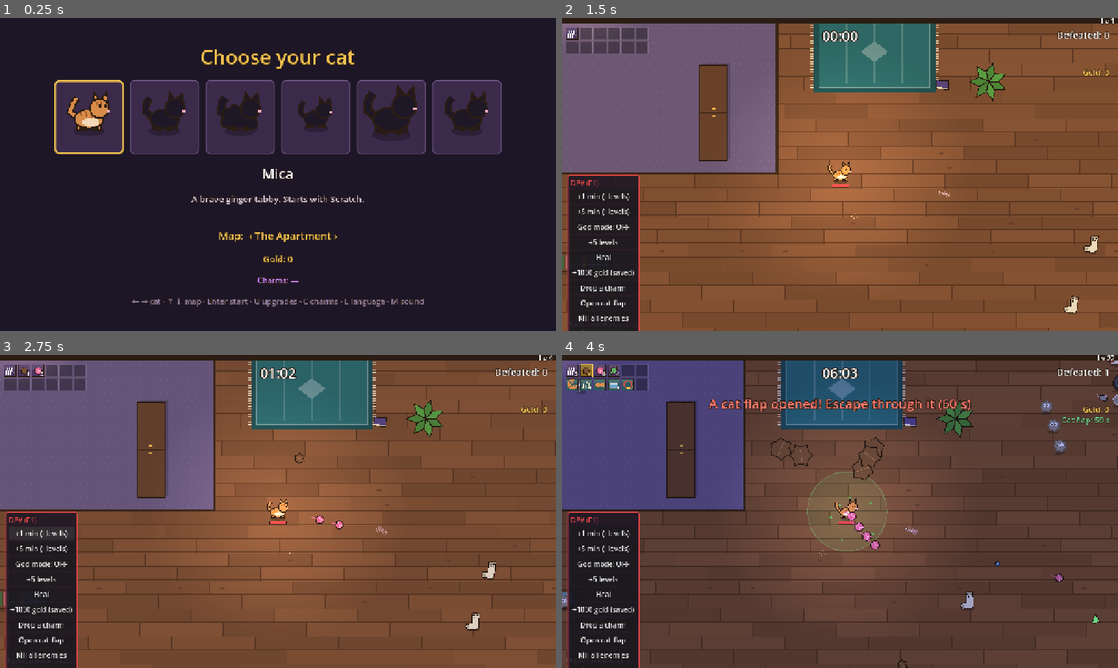
Above: before the commit, frames 1-4 (two rows, left to right).
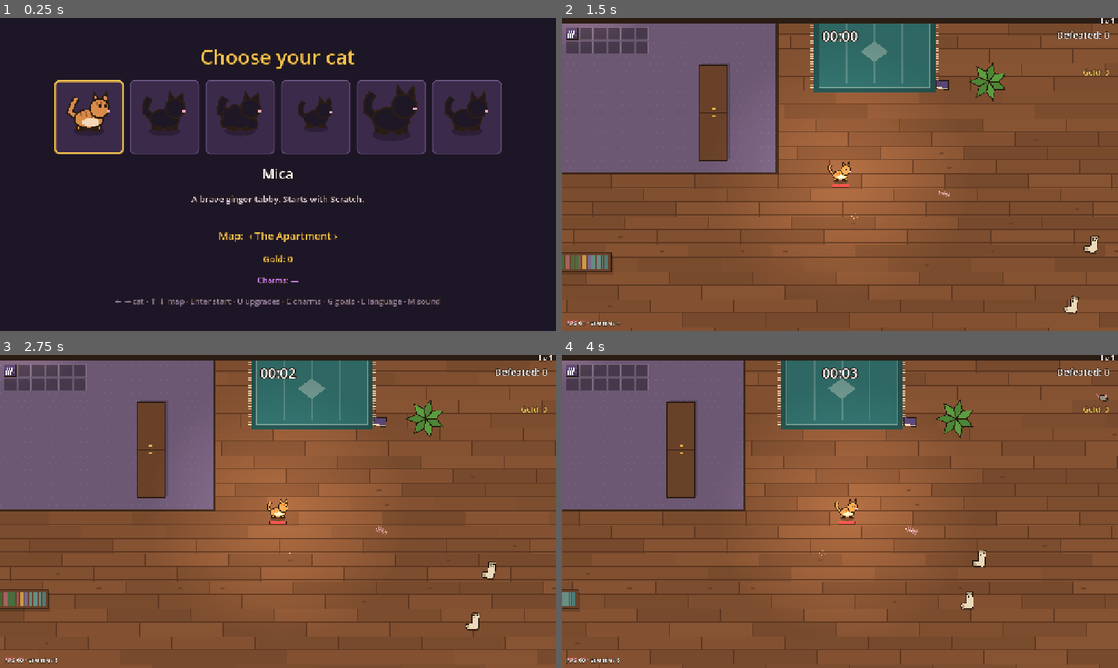
Above: after the commit, the same moments.

Repository: johnniccon01/cat-survivors
Game: Godot game, scene res://scenes/character_select.tscn
Same seed, same stepped clock (60 frames per second), same inputs: the game is played once before the commit and once after it.
Inputs (mouse positions are in pixels of both pictures, inside the frame that each line leads up to):
- Up to frame 1 (0.25 s): no input
- Up to frame 2 (1.5 s): tap Enter (ui_accept) at 0.5 s; move the mouse to (962, 158) at 0.52 s; hold D (move_right) 0.53-1.25 s; hold C (charms) 0.53-1.25 s; click (962, 158) at 0.67 s; tap U (shop) at 0.77, 1.07 s; tap L (language) at 0.8 s; drag from (728, 190) to (812, 237) at 1.27 s
- Up to frame 3 (2.75 s): click (38, 533) at 2 s, where only the run before the commit has a clickable "+1 min (+levels)"
- Up to frame 4 (4 s): click (600, 549) at 2.75 s, where only the run before the commit has a clickable "+5 min (+levels)"; move the mouse to (895, 442) at 3.52 s; hold D (move_right) from 3.53 s (still down); hold R (reroll) from 3.53 s (still down); click (895, 442) at 3.67 s; tap G (goals, bound only after the commit) at 3.8 s

The runs differ from the first frame. In frame 1, 0.6% of the frame differs, in the area x 20-79%, y 89-93%; in frame 2, 6.5%; in frame 3, 6.7%; in frame 4, 96%, in the area x 0-100%, y 0-100%.

Commit message:
Map traps and long-term goals
- Traps that hurt enemies and the cat alike: mousetrap (snaps and
  re-arms), hot stove and sparking puddle (switch on and off), steam pipe
  (periodic jet); apartment and basement have their own trap sets
- 17 long-term goals (kills per enemy type, escapes, streaks, bosses,
  quests, trap kills, survival time, final bosses, cats, runs) paying
  gold or charms; progress tracked as lifetime stats in the profile,
  completions announced in-run and on the end screen
- Goals screen on the cat selection (G)
- Dev panel starts hidden (F1); --traps debug flag

Co-Authored-By: Claude Opus 5.5 <noreply@anthropic.com>

Diff:
--- /dev/null
+++ b/data/goals.json
@@ -0,0 +1,19 @@
+{
+  "FIRST_ESCAPE":  { "stats": ["escapes"], "target": 1, "reward": { "gold": 100 } },
+  "SOCK_HUNTER":   { "stats": ["kills:SOCK", "kills:SOCK_STRIPED", "kills:SOCK_KING"], "target": 1000, "reward": { "gold": 300 } },
+  "DUST_BUSTER":   { "stats": ["kills:DUST_BUNNY"], "target": 500, "reward": { "gold": 200 } },
+  "BUBBLE_POPPER": { "stats": ["kills:BUBBLE"], "target": 500, "reward": { "charm": "YARN_KNOT" } },
+  "RAT_CATCHER":   { "stats": ["kills:RAT", "kills:GIANT_RAT", "kills:RAT_KING"], "target": 1000, "reward": { "charm": "IRON_TAG" } },
+  "BOSS_SLAYER":   { "stats": ["bosses"], "target": 10, "reward": { "gold": 400 } },
+  "QUESTER":       { "stats": ["quests"], "target": 20, "reward": { "gold": 300 } },
+  "TRAP_MASTER":   { "stats": ["trap_kills"], "target": 200, "reward": { "charm": "CATNIP_LEAF" } },
+  "ESCAPE_ARTIST": { "stats": ["escapes"], "target": 10, "reward": { "charm": "LUCKY_BELL" } },
+  "STREAK_3":      { "stats": ["best_streak"], "target": 3, "reward": { "charm": "STAR_COLLAR" } },
+  "STREAK_5":      { "stats": ["best_streak"], "target": 5, "reward": { "charm": "NINTH_LIFE" } },
+  "SURVIVOR":      { "stats": ["best_minutes"], "target": 15, "reward": { "charm": "MILK_TOOTH" } },
+  "VACUUM_KING":   { "stats": ["wins:LIVING_ROOM"], "target": 1, "reward": { "charm": "TWIN_KITTEN" } },
+  "RAT_KING":      { "stats": ["wins:BASEMENT"], "target": 1, "reward": { "gold": 1000 } },
+  "CAT_LOVER":     { "stats": ["cats_unlocked"], "target": 6, "reward": { "gold": 1000 } },
+  "VETERAN":       { "stats": ["runs"], "target": 25, "reward": { "gold": 500 } },
+  "TEN_THOUSAND":  { "stats": ["kills"], "target": 10000, "reward": { "gold": 1000 } }
+}
--- a/data/stages.json
+++ b/data/stages.json
@@ -231,7 +231,13 @@
         "enemy": "ROOMBA",
         "count": 40
       }
-    ]
+    ],
+    "traps": [
+      "MOUSETRAP",
+      "MOUSETRAP",
+      "STOVE"
+    ],
+    "max_traps": 5
   },
   "BASEMENT": {
     "theme": "basement",
@@ -430,6 +436,13 @@
         "enemy": "MOTH",
         "count": 70
       }
-    ]
+    ],
+    "traps": [
+      "MOUSETRAP",
+      "STEAM_PIPE",
+      "STEAM_PIPE",
+      "SPARK_PUDDLE"
+    ],
+    "max_traps": 6
   }
 }
--- /dev/null
+++ b/data/traps.json
@@ -0,0 +1,37 @@
+{
+  "MOUSETRAP": {
+    "type": "snap",
+    "radius": 10,
+    "damage": 40,
+    "player_damage": 12,
+    "rearm": 4.0
+  },
+  "STOVE": {
+    "type": "pulse",
+    "radius": 22,
+    "damage": 12,
+    "player_damage": 8,
+    "on": 2.0,
+    "off": 3.0,
+    "tick": 0.4
+  },
+  "SPARK_PUDDLE": {
+    "type": "pulse",
+    "radius": 24,
+    "damage": 14,
+    "player_damage": 8,
+    "on": 1.2,
+    "off": 2.5,
+    "tick": 0.3
+  },
+  "STEAM_PIPE": {
+    "type": "jet",
+    "length": 110,
+    "width": 10,
+    "damage": 16,
+    "player_damage": 10,
+    "on": 1.5,
+    "off": 3.0,
+    "tick": 0.3
+  }
+}
--- a/locale/translations.csv
+++ b/locale/translations.csv
@@ -127,7 +127,7 @@
 QUEST_FRIDGE_OPEN,Stay by the fridge to open it,Zostaň pri chladničke a otvor ju
 QUEST_FRIDGE_FIGHT,Defeat the leftovers: %d left,Poraz zvyšky: zostáva %d
 SELECT_TITLE,Choose your cat,Vyber si mačku
-SELECT_HINT,← → cat · ↑ ↓ map · Enter start · U upgrades · C charms · L language · M sound,← → mačka · ↑ ↓ mapa · Enter štart · U vylepšenia · C prívesky · L jazyk · M zvuk
+SELECT_HINT,← → cat · ↑ ↓ map · Enter start · U upgrades · C charms · G goals · L language · M sound,← → mačka · ↑ ↓ mapa · Enter štart · U vylepšenia · C prívesky · G ciele · L jazyk · M zvuk
 SELECT_LOCKED,???,???
 GAME_OVER_MENU,Esc – change cat,Esc – zmeniť mačku
 QUEST_RESCUE_ESCORT,Walk %s to the safe cat bed,Odprevaď: %s do bezpečného pelechu
@@ -239,3 +239,42 @@
 CHARM_TWIN_KITTEN_NAME,Twin Kitten,Mačacie dvojča
 CHARM_TWIN_KITTEN_DESC,+1 projectile for all weapons,+1 projektil pre všetky zbrane
 BREATHER,Boss down – catch your breath!,Boss porazený – vydýchni si!
+GOALS_TITLE,Goals,Ciele
+GOALS_HINT,G / Esc – back,G / Esc – späť
+GOAL_DONE,Goal complete: %s! (%s),Cieľ splnený: %s! (%s)
+GOAL_REWARD_GOLD,%d gold,%d zlata
+GOAL_REWARD_CHARM,Charm: %s,Prívesok: %s
+GOAL_FIRST_ESCAPE_NAME,First Escape,Prvý útek
+GOAL_FIRST_ESCAPE_DESC,Escape through a cat flap,Uteč mačacími dvierkami
+GOAL_SOCK_HUNTER_NAME,Sock Hunter,Lovec ponožiek
+GOAL_SOCK_HUNTER_DESC,Defeat 1000 socks,Poraz 1000 ponožiek
+GOAL_DUST_BUSTER_NAME,Dust Buster,Vysávač prachu
+GOAL_DUST_BUSTER_DESC,Defeat 500 dust bunnies,Poraz 500 chumáčov prachu
+GOAL_BUBBLE_POPPER_NAME,Bubble Popper,Prepichovač bublín
+GOAL_BUBBLE_POPPER_DESC,Pop 500 soap bubbles,Prasknúť 500 mydlových bublín
+GOAL_RAT_CATCHER_NAME,Rat Catcher,Lapač potkanov
+GOAL_RAT_CATCHER_DESC,Defeat 1000 rats,Poraz 1000 potkanov
+GOAL_BOSS_SLAYER_NAME,Boss Slayer,Premožiteľ bossov
+GOAL_BOSS_SLAYER_DESC,Defeat 10 bosses,Poraz 10 bossov
+GOAL_QUESTER_NAME,Busy Cat,Zaneprázdnená mačka
+GOAL_QUESTER_DESC,Complete 20 quests,Splň 20 questov
+GOAL_TRAP_MASTER_NAME,Trap Master,Majster pascí
+GOAL_TRAP_MASTER_DESC,Let traps defeat 200 enemies,Nechaj pasce poraziť 200 nepriateľov
+GOAL_ESCAPE_ARTIST_NAME,Escape Artist,Majster úniku
+GOAL_ESCAPE_ARTIST_DESC,Escape 10 times,Uteč 10-krát
+GOAL_STREAK_3_NAME,On a Roll,Na vlne
+GOAL_STREAK_3_DESC,Reach a streak of 3,Dosiahni sériu 3
+GOAL_STREAK_5_NAME,Unstoppable,Nezastaviteľná
+GOAL_STREAK_5_DESC,Reach a streak of 5,Dosiahni sériu 5
+GOAL_SURVIVOR_NAME,Survivor,Preživšia
+GOAL_SURVIVOR_DESC,Last 15 minutes in one night,Vydrž 15 minút v jednej noci
+GOAL_VACUUM_KING_NAME,Dethroned,Zosadený kráľ
+GOAL_VACUUM_KING_DESC,Defeat the Vacuum King,Poraz Kráľa vysávačov
+GOAL_RAT_KING_NAME,Pied Piper,Krysař
+GOAL_RAT_KING_DESC,Defeat the Rat King,Poraz Potkanieho kráľa
+GOAL_CAT_LOVER_NAME,Cat Lover,Milovník mačiek
+GOAL_CAT_LOVER_DESC,Unlock all 6 cats,Odomkni všetkých 6 mačiek
+GOAL_VETERAN_NAME,Veteran,Veterán
+GOAL_VETERAN_DESC,Play 25 nights,Odohraj 25 nocí
+GOAL_TEN_THOUSAND_NAME,Ten Thousand,Desaťtisíc
+GOAL_TEN_THOUSAND_DESC,Defeat 10000 enemies,Poraz 10000 nepriateľov
--- a/scripts/autoload/game_data.gd
+++ b/scripts/autoload/game_data.gd
@@ -12,6 +12,8 @@
 var quests: Dictionary = {}
 var powerups: Dictionary = {}
 var charms: Dictionary = {}
+var traps: Dictionary = {}
+var goals: Dictionary = {}
 ## Weighted drop table for broken props: [{kind, weight, value}]
 var loot: Array = []
 
@@ -23,6 +25,8 @@
 	quests = _load_json("res://data/quests.json")
 	powerups = _load_json("res://data/powerups.json")
 	charms = _load_json("res://data/charms.json")
+	traps = _load_json("res://data/traps.json")
+	goals = _load_json("res://data/goals.json")
 	var props_file := _load_json("res://data/props.json")
 	props = props_file.get("props", {})
 	loot = props_file.get("loot", [])
@@ -51,6 +55,7 @@
 	_add_keys("shop", [KEY_U])
 	_add_keys("reroll", [KEY_R])
 	_add_keys("charms", [KEY_C])
+	_add_keys("goals", [KEY_G])
 	_add_axis("move_left", JOY_AXIS_LEFT_X, -1.0)
 	_add_axis("move_right", JOY_AXIS_LEFT_X, 1.0)
 	_add_axis("move_up", JOY_AXIS_LEFT_Y, -1.0)
--- a/scripts/autoload/profile.gd
+++ b/scripts/autoload/profile.gd
@@ -18,6 +18,9 @@
 ## Gold given instead when you bring home a charm you already own.
 const DUPLICATE_CHARM_GOLD := 50
 var charms: Array[String] = []
+## Lifetime counters for long-term goals ("kills", "kills:SOCK", "escapes"...)
+var stats: Dictionary = {}
+var goals_done: Array[String] = []
 var equipped_charms: Array[String] = []
 var best_streak := 0
 ## Gold spent on power-ups (refunded in full on request).
@@ -41,6 +44,9 @@
 		streak = cfg.get_value("streak", "current", 0)
 		for id: String in cfg.get_value("charms", "owned", []):
 			charms.append(id)
+		stats = cfg.get_value("stats", "counters", {})
+		for id: String in cfg.get_value("stats", "goals_done", []):
+			goals_done.append(id)
 		for id: String in cfg.get_value("charms", "equipped", []):
 			equipped_charms.append(id)
 		best_streak = cfg.get_value("streak", "best", 0)
@@ -100,6 +106,25 @@
 	return true
 
 
+## Bumps a lifetime counter in memory (saved with the next save()).
+func add_stat(key: String, amount: int = 1) -> void:
+	stats[key] = int(stats.get(key, 0)) + amount
+
+
+func set_stat_max(key: String, value: int) -> void:
+	stats[key] = maxi(int(stats.get(key, 0)), value)
+
+
+## Counter value; a few are computed from other profile data.
+func get_stat(key: String) -> int:
+	match key:
+		"best_streak":
+			return best_streak
+		"cats_unlocked":
+			return unlocked.size()
+	return int(stats.get(key, 0))
+
+
 func has_charm(id: String) -> bool:
 	return id in charms
 
@@ -237,6 +262,8 @@
 	cfg.set_value("shop", "gold", gold)
 	cfg.set_value("streak", "current", streak)
 	cfg.set_value("charms", "owned", charms)
+	cfg.set_value("stats", "counters", stats)
+	cfg.set_value("stats", "goals_done", goals_done)
 	cfg.set_value("charms", "equipped", equipped_charms)
 	cfg.set_value("streak", "best", best_streak)
 	cfg.set_value("shop", "spent", spent)
--- a/scripts/main.gd
+++ b/scripts/main.gd
@@ -21,6 +21,7 @@
 ##   --extract          open a cat flap right away
 ##   --drop-charm       drop a random charm next to the cat at the start
 ##   --catch-up         with --start-minute: level the cat like the dev panel's skip does
+##   --traps            place one of every trap next to the cat
 
 const HEART_DROP_CHANCE := 0.005
 const COIN_DROP_CHANCE := 0.015
@@ -65,6 +66,7 @@
 var run_charms: Array[String] = []
 var _flap_index := 0
 var _flap_times: Array[float] = []
+var _goal_check := 2.0
 var chests_opened := 0
 
 var _args := OS.get_cmdline_user_args()
@@ -103,6 +105,7 @@
 	quests.finished_quest.connect(func(ok: bool) -> void:
 		quests_done += int(ok)
 		if ok:
+			Profile.add_stat("quests")
 			_maybe_drop_charm(player.position + Vector2(16, 16), CHARM_CHANCE_QUEST)
 			_open_extraction())
 	var forced := _arg("--quest=", "")
@@ -143,6 +146,14 @@
 		var dev := DevPanel.new()
 		dev.main = self
 		add_child(dev)
+	if "--traps" in _args:
+		var i := 0
+		for trap_id: String in GameData.traps:
+			var trap := Trap.new()
+			trap.position = player.position + Vector2(-90 + i * 60, 50)
+			trap.setup(trap_id, self)
+			add_child(trap)
+			i += 1
 	if "--drop-charm" in _args:
 		_maybe_drop_charm.call_deferred(player.position + Vector2(20, 0), 1.0)
 	if "--extract" in _args:
@@ -156,7 +167,12 @@
 				player.add_weapon(id)
 
 
-func _process(_delta: float) -> void:
+func _process(delta: float) -> void:
+	# Long-term goals can complete mid-run; announce them as they happen.
+	_goal_check -= delta
+	if _goal_check <= 0.0 and not _run_over:
+		_goal_check = 2.0
+		_announce_goals(Goals.check())
 	hud.update_stats(spawner.elapsed, kills, enemies.enemies.size())
 	hud.update_gold(floori(run_gold), run_charms.size())
 	if _bot:
@@ -226,6 +242,8 @@
 
 func _on_enemy_killed(id: String, pos: Vector2, xp: float) -> void:
 	kills += 1
+	Profile.add_stat("kills")
+	Profile.add_stat("kills:" + id)
 	pickups.spawn_xp(pos, xp)
 	if GameData.enemies[id].get("final", false):
 		bosses_killed += 1
@@ -233,6 +251,7 @@
 		return
 	if GameData.enemies[id].get("boss", false):
 		bosses_killed += 1
+		Profile.add_stat("bosses")
 		pickups.spawn_named("chest", pos, 0.0)
 		pickups.spawn_named("coin", pos + Vector2(14, 6), 25.0)
 		_maybe_drop_charm(pos + Vector2(-14, 6), CHARM_CHANCE_BOSS)
@@ -390,6 +409,12 @@
 	Audio.stop_music()
 	var mult := Profile.streak_multiplier()
 	var lines: Array[String] = []
+	Profile.add_stat("runs")
+	Profile.set_stat_max("best_minutes", floori(spawner.elapsed / 60.0))
+	if kind == "extract":
+		Profile.add_stat("escapes")
+	elif kind == "victory":
+		Profile.add_stat("wins:" + spawner.stage_id)
 	var gold := 0
 	match kind:
 		"death":
@@ -426,6 +451,8 @@
 		if refund > 0:
 			lines.append(tr("SUMMARY_CHARMS_DUPES") % refund)
 	Profile.add_gold(gold)
+	for id in Goals.check():
+		lines.append(tr("GOAL_DONE") % [tr("GOAL_%s_NAME" % id), Goals.reward_text(id)])
 	lines.append(tr("SUMMARY_TOTAL") % Profile.gold)
 	hud.show_summary(lines)
 
@@ -438,6 +465,12 @@
 	dev._skip(seconds)
 	spawner.skip_to(start)
 	dev.free()
+
+
+func _announce_goals(ids: Array[String]) -> void:
+	for id in ids:
+		hud.show_banner(tr("GOAL_DONE") % [tr("GOAL_%s_NAME" % id), Goals.reward_text(id)], 4.0)
+		Audio.play("quest_done", -2.0, 0.0)
 
 
 func _charm_names() -> String:
--- /dev/null
+++ b/scripts/progression/goals.gd
@@ -0,0 +1,48 @@
+class_name Goals
+## Long-term goals (data/goals.json): each sums one or more lifetime stats
+## from the profile and pays out gold or a charm once the target is reached.
+
+
+static func progress(id: String) -> int:
+	var total := 0
+	for stat: String in GameData.goals[id]["stats"]:
+		total += Profile.get_stat(stat)
+	return total
+
+
+static func target(id: String) -> int:
+	return int(GameData.goals[id]["target"])
+
+
+static func is_done(id: String) -> bool:
+	return id in Profile.goals_done
+
+
+## Pays out every goal that has just been reached; returns their ids.
+static func check() -> Array[String]:
+	var finished: Array[String] = []
+	for id: String in GameData.goals:
+		if is_done(id) or progress(id) < target(id):
+			continue
+		Profile.goals_done.append(id)
+		var reward: Dictionary = GameData.goals[id]["reward"]
+		if reward.has("gold"):
+			Profile.gold += int(reward["gold"])
+		if reward.has("charm"):
+			var charm: String = reward["charm"]
+			if Profile.has_charm(charm):
+				Profile.gold += Profile.DUPLICATE_CHARM_GOLD * 2
+			else:
+				Profile.charms.append(charm)
+		finished.append(id)
+	if not finished.is_empty():
+		Profile.save()
+	return finished
+
+
+## Translated reward text, e.g. "300 gold" or "Charm: Lucky Bell".
+static func reward_text(id: String) -> String:
+	var reward: Dictionary = GameData.goals[id]["reward"]
+	if reward.has("charm"):
+		return TranslationServer.translate("GOAL_REWARD_CHARM") % TranslationServer.translate("CHARM_%s_NAME" % reward["charm"])
+	return TranslationServer.translate("GOAL_REWARD_GOLD") % int(reward.get("gold", 0))
--- a/scripts/spawner.gd
+++ b/scripts/spawner.gd
@@ -59,6 +59,8 @@
 var _events: Array = []
 var _pending_bosses: Array = []
 var _boss_timer := 0.0
+var _traps: Array[Trap] = []
+var _trap_timer := 2.0
 var _cleared := false
 
 
@@ -154,6 +156,7 @@
 	if paused:
 		return
 	_tick_props(delta)
+	_tick_traps(delta)
 	_cap_timer -= delta
 	if _cap_timer <= 0.0:
 		_roll_cap()
@@ -237,6 +240,29 @@
 	event_started.emit(ev["type"])
 
 
+## Keeps a few traps around the cat (they stay put; far ones are removed).
+func _tick_traps(delta: float) -> void:
+	for i in range(_traps.size() - 1, -1, -1):
+		var t: Variant = _traps[i]
+		if not is_instance_valid(t):
+			_traps.remove_at(i)
+		elif (t as Trap).position.distance_to(_player.position) > _spawn_radius() * 2.5:
+			(t as Trap).queue_free()
+			_traps.remove_at(i)
+	_trap_timer -= delta
+	if _trap_timer > 0.0:
+		return
+	_trap_timer = randf_range(4.0, 8.0)
+	var kinds: Array = _stage.get("traps", [])
+	if kinds.is_empty() or _traps.size() >= int(_stage.get("max_traps", 5)):
+		return
+	var trap := Trap.new()
+	trap.position = _player.position + Vector2.from_angle(randf() * TAU) * _spawn_radius() * randf_range(0.9, 1.4)
+	trap.setup(kinds.pick_random(), get_parent())
+	get_parent().add_child(trap)
+	_traps.append(trap)
+
+
 ## Keeps a few breakable props scattered around, just off screen.
 func _tick_props(delta: float) -> void:
 	_prop_timer -= delta
--- a/scripts/ui/character_select.gd
+++ b/scripts/ui/character_select.gd
@@ -20,13 +20,14 @@
 var _stage_index := 0
 var _shop: ShopPanel
 var _charms: CharmPanel
+var _goals: GoalsPanel
 var _worn: Label
 var _gold: Label
 
 
 func _ready() -> void:
 	for arg: String in OS.get_cmdline_user_args():
-		if arg.begins_with("--") and arg not in ["--shop", "--charms"]:
+		if arg.begins_with("--") and arg not in ["--shop", "--charms", "--goals"]:
 			get_tree().change_scene_to_file.call_deferred(MAIN_SCENE)
 			return
 	for id: String in GameData.cats:
@@ -42,6 +43,8 @@
 		_shop.open()
 	if "--charms" in OS.get_cmdline_user_args():
 		_charms.open()
+	if "--goals" in OS.get_cmdline_user_args():
+		_goals.open()
 
 
 func _build() -> void:
@@ -105,6 +108,9 @@
 	_charms = CharmPanel.new()
 	add_child(_charms)
 	_charms.closed.connect(_refresh)
+	_goals = GoalsPanel.new()
+	add_child(_goals)
+	_goals.closed.connect(_refresh)
 
 
 func _refresh() -> void:
@@ -138,7 +144,11 @@
 
 
 func _unhandled_input(event: InputEvent) -> void:
-	if _shop.visible or _charms.visible:
+	if _shop.visible or _charms.visible or _goals.visible:
+		return
+	if event.is_action_pressed("goals"):
+		Audio.play("click", -6.0, 0.0)
+		_goals.open()
 		return
 	if event.is_action_pressed("shop"):
 		Audio.play("click", -6.0, 0.0)
--- a/scripts/ui/dev_panel.gd
+++ b/scripts/ui/dev_panel.gd
@@ -22,6 +22,13 @@
 	sb.set_content_margin_all(8)
 	_panel.add_theme_stylebox_override("panel", sb)
 	add_child(_panel)
+	_panel.visible = false
+	var hint := Label.new()
+	hint.text = "DEV: F1"
+	hint.position = Vector2(12, 690)
+	hint.add_theme_color_override("font_color", Color(0.9, 0.3, 0.3, 0.6))
+	hint.add_theme_font_size_override("font_size", 12)
+	add_child(hint)
 	var box := VBoxContainer.new()
 	_panel.add_child(box)
 	var title := Label.new()
--- /dev/null
+++ b/scripts/ui/goals_panel.gd
@@ -0,0 +1,86 @@
+class_name GoalsPanel
+extends ColorRect
+## List of long-term goals with progress and rewards. G / Esc closes.
+
+signal closed
+
+const GOLD := Color("f2c14e")
+const DONE := Color("6cd48a")
+const OUTLINE := Color("2b1d14")
+
+var _list: VBoxContainer
+
+
+func _ready() -> void:
+	color = Color(0.08, 0.05, 0.1, 0.98)
+	set_anchors_and_offsets_preset(Control.PRESET_FULL_RECT)
+	visible = false
+	var box := VBoxContainer.new()
+	box.set_anchors_and_offsets_preset(Control.PRESET_CENTER)
+	box.grow_horizontal = Control.GROW_DIRECTION_BOTH
+	box.grow_vertical = Control.GROW_DIRECTION_BOTH
+	box.add_theme_constant_override("separation", 8)
+	add_child(box)
+	var title := _label(36, GOLD, HORIZONTAL_ALIGNMENT_CENTER)
+	title.text = "GOALS_TITLE"
+	box.add_child(title)
+	_list = VBoxContainer.new()
+	_list.add_theme_constant_override("separation", 3)
+	box.add_child(_list)
+	var hint := _label(16, Color("8f7ea3"), HORIZONTAL_ALIGNMENT_CENTER)
+	hint.text = "GOALS_HINT"
+	box.add_child(hint)
+
+
+func open() -> void:
+	for child in _list.get_children():
+		child.queue_free()
+	for id: String in GameData.goals:
+		_list.add_child(_row(id))
+	visible = true
+
+
+func _row(id: String) -> Control:
+	var done := Goals.is_done(id)
+	var row := HBoxContainer.new()
+	row.custom_minimum_size = Vector2(980, 24)
+	var name_label := _label(16, DONE if done else Color.WHITE, HORIZONTAL_ALIGNMENT_LEFT)
+	name_label.text = "%s %s – %s" % ["✓" if done else "·", tr("GOAL_%s_NAME" % id), tr("GOAL_%s_DESC" % id)]
+	name_label.custom_minimum_size.x = 600
+	row.add_child(name_label)
+	var bar := ProgressBar.new()
+	bar.custom_minimum_size = Vector2(150, 16)
+	bar.size_flags_vertical = Control.SIZE_SHRINK_CENTER
+	bar.show_percentage = false
+	bar.max_value = Goals.target(id)
+	bar.value = mini(Goals.progress(id), Goals.target(id))
+	row.add_child(bar)
+	var count := _label(15, Color("d9cce6"), HORIZONTAL_ALIGNMENT_RIGHT)
+	count.text = "%d/%d" % [mini(Goals.progress(id), Goals.target(id)), Goals.target(id)]
+	count.custom_minimum_size.x = 90
+	row.add_child(count)
+	var reward := _label(15, GOLD, HORIZONTAL_ALIGNMENT_LEFT)
+	reward.text = "  " + Goals.reward_text(id)
+	row.add_child(reward)
+	return row
+
+
+func _unhandled_input(event: InputEvent) -> void:
+	if not visible or not event.is_pressed() or event.is_echo():
+		return
+	if event.is_action_pressed("goals") or event.is_action_pressed("pause"):
+		get_viewport().set_input_as_handled()
+		visible = false
+		closed.emit()
+
+
+func _label(size: int, font_color: Color, align: HorizontalAlignment) -> Label:
+	var label := Label.new()
+	var settings := LabelSettings.new()
+	settings.font_size = size
+	settings.font_color = font_color
+	settings.outline_size = 4
+	settings.outline_color = OUTLINE
+	label.label_settings = settings
+	label.horizontal_alignment = align
+	return label
--- /dev/null
+++ b/scripts/world/trap.gd
@@ -0,0 +1,155 @@
+class_name Trap
+extends Node2D
+## A household hazard that hurts enemies and the cat alike, so it can be
+## used tactically: lure enemies over it, keep your own paws off it.
+##
+## Types (data/traps.json):
+##   snap  – a mousetrap: snaps on whatever steps in, then re-arms
+##   pulse – a zone that switches on and off (hot stove, sparking puddle)
+##   jet   – a steam pipe that blasts a line in front of it now and then
+
+const OUTLINE := Color("2b1d14")
+
+var id := ""
+var data: Dictionary
+var main: Node
+
+var _type := "snap"
+var _active := true
+var _timer := 0.0
+var _tick := 0.0
+var _dir := Vector2.RIGHT
+var _t := 0.0
+var _flash := 0.0
+
+
+func _init() -> void:
+	process_mode = Node.PROCESS_MODE_PAUSABLE
+	z_index = -3
+
+
+func setup(p_id: String, p_main: Node) -> void:
+	id = p_id
+	main = p_main
+	data = GameData.traps[id]
+	_type = data["type"]
+	_dir = Vector2.from_angle(randi_range(0, 3) * PI * 0.5)
+	# Stagger timers so traps don't all fire in sync.
+	_active = _type == "snap"
+	_timer = randf_range(0.0, float(data.get("off", 2.0)))
+
+
+func _physics_process(delta: float) -> void:
+	_t += delta
+	_flash = maxf(_flash - delta, 0.0)
+	match _type:
+		"snap":
+			_tick_snap(delta)
+		_:
+			_tick_cycle(delta)
+	queue_redraw()
+
+
+func _tick_snap(delta: float) -> void:
+	if not _active:
+		_timer -= delta
+		if _timer <= 0.0:
+			_active = true
+		return
+	var r := float(data["radius"])
+	var victims: Array[Enemy] = main.enemies.query_radius(position, r)
+	var cat_in: bool = position.distance_to(main.player.position) < r + Player.RADIUS
+	if victims.is_empty() and not cat_in:
+		return
+	_active = false
+	_flash = 0.2
+	_timer = float(data["rearm"])
+	Audio.play("hit", -4.0, 0.0)
+	for e in victims:
+		_hurt(e)
+	if cat_in:
+		main.player.take_damage(float(data["player_damage"]))
+
+
+func _tick_cycle(delta: float) -> void:
+	_timer -= delta
+	if _timer <= 0.0:
+		_active = not _active
+		_timer = float(data["on"] if _active else data["off"])
+		_tick = 0.0
+	if not _active:
+		return
+	_tick -= delta
+	if _tick > 0.0:
+		return
+	_tick = float(data["tick"])
+	var victims: Array[Enemy]
+	var cat_hit := false
+	if _type == "jet":
+		var to := position + _dir * float(data["length"])
+		var w := float(data["width"])
+		victims = main.enemies.query_segment(position, to, w)
+		var p: Vector2 = main.player.position
+		cat_hit = Geometry2D.get_closest_point_to_segment(p, position, to).distance_to(p) < w + Player.RADIUS
+	else:
+		var r := float(data["radius"])
+		victims = main.enemies.query_radius(position, r)
+		cat_hit = position.distance_to(main.player.position) < r + Player.RADIUS
+	for e in victims:
+		_hurt(e)
+	if cat_hit:
+		main.player.take_damage(float(data["player_damage"]))
+
+
+func _hurt(e: Enemy) -> void:
+	e.hit(float(data["damage"]), e.position - position, 0.6)
+	if e.dead:
+		Profile.add_stat("trap_kills")
+
+
+func _draw() -> void:
+	match id:
+		"MOUSETRAP":
+			draw_rect(Rect2(-8, -5, 16, 10), OUTLINE)
+			draw_rect(Rect2(-7, -4, 14, 8), Color("c9a26a"))
+			draw_rect(Rect2(-1, -4, 2, 8), Color("9aa0a6"))
+			if _active:
+				draw_line(Vector2(-6, -3), Vector2(-6, 3), Color("9aa0a6"), 1.0)
+				draw_rect(Rect2(3, -1, 3, 2), Color("f2d14e"))
+			else:
+				draw_line(Vector2(6, -3), Vector2(6, 3), Color("9aa0a6"), 2.0)
+			if _flash > 0.0:
+				draw_circle(Vector2.ZERO, 12.0, Color(1, 1, 1, _flash * 2.0))
+		"STOVE":
+			var r := float(data["radius"])
+			draw_rect(Rect2(-r - 4, -r - 4, (r + 4) * 2, (r + 4) * 2), Color("3a3a40"))
+			draw_rect(Rect2(-r - 4, -r - 4, (r + 4) * 2, (r + 4) * 2), OUTLINE, false, 1.0)
+			var heat := Color("ff5a2a") if _active else Color("5a5a62")
+			for k in 3:
+				draw_arc(Vector2.ZERO, r * (0.4 + k * 0.25), 0.0, TAU, 24, heat, 2.0)
+			if _active:
+				draw_circle(Vector2.ZERO, r, Color(1.0, 0.35, 0.1, 0.18 + 0.08 * sin(_t * 12.0)))
+		"SPARK_PUDDLE":
+			var r := float(data["radius"])
+			draw_colored_polygon(Shapes.ellipse(Vector2.ZERO, r, r * 0.7, 16), Color(0.35, 0.55, 0.75, 0.6))
+			if _active:
+				for k in 5:
+					var a := _t * 9.0 + k * 1.3
+					var p1 := Vector2.from_angle(a) * r * 0.6 * Vector2(1, 0.7)
+					var p2 := p1 + Vector2.from_angle(a + 1.5) * 8.0
+					draw_line(p1, p2, Color("fff26b"), 1.5)
+				draw_colored_polygon(Shapes.ellipse(Vector2.ZERO, r, r * 0.7, 16), Color(1, 1, 0.5, 0.15))
+		"STEAM_PIPE":
+			var side := _dir.orthogonal()
+			draw_line(-_dir * 10.0, Vector2.ZERO, OUTLINE, 9.0)
+			draw_line(-_dir * 10.0, Vector2.ZERO, Color("8a9096"), 6.0)
+			draw_circle(Vector2.ZERO, 4.0, Color("5a5e62"))
+			if _active:
+				var length := float(data["length"])
+				for k in 6:
+					var d := fposmod(_t * 160.0 + k * length / 6.0, length)
+					var spread := d / length * float(data["width"])
+					draw_circle(_dir * d + side * sin(_t * 7.0 + k) * spread * 0.5, 3.0 + spread * 0.5, Color(1, 1, 1, 0.55 * (1.0 - d / length)))
+			elif _timer < 0.6:
+				# Hissing warning before it blows.
+				draw_circle(_dir * 6.0, 2.0, Color(1, 1, 1, 0.6))
Binary file changed: locale/translations.en.translation
Binary file changed: locale/translations.sk.translation
Not shown, added: scripts/progression/goals.gd.uid
Not shown, added: scripts/ui/goals_panel.gd.uid
Not shown, added: scripts/world/trap.gd.uid
Not shown, changed: README.md
